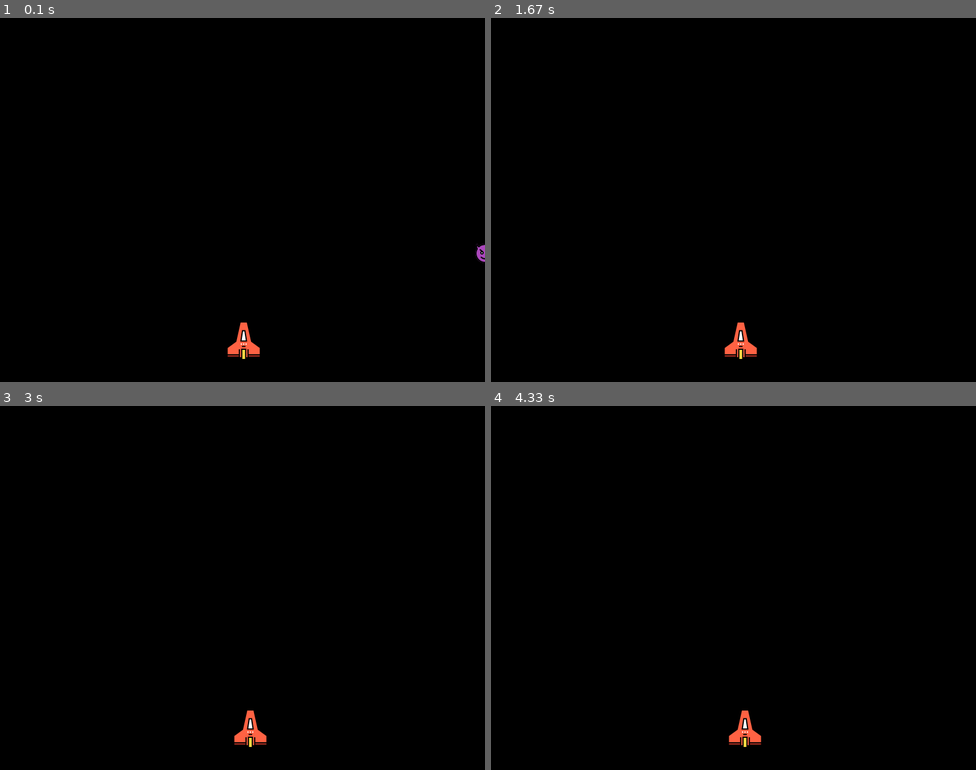
Above: before the commit, frames 1-4 (two rows, left to right).
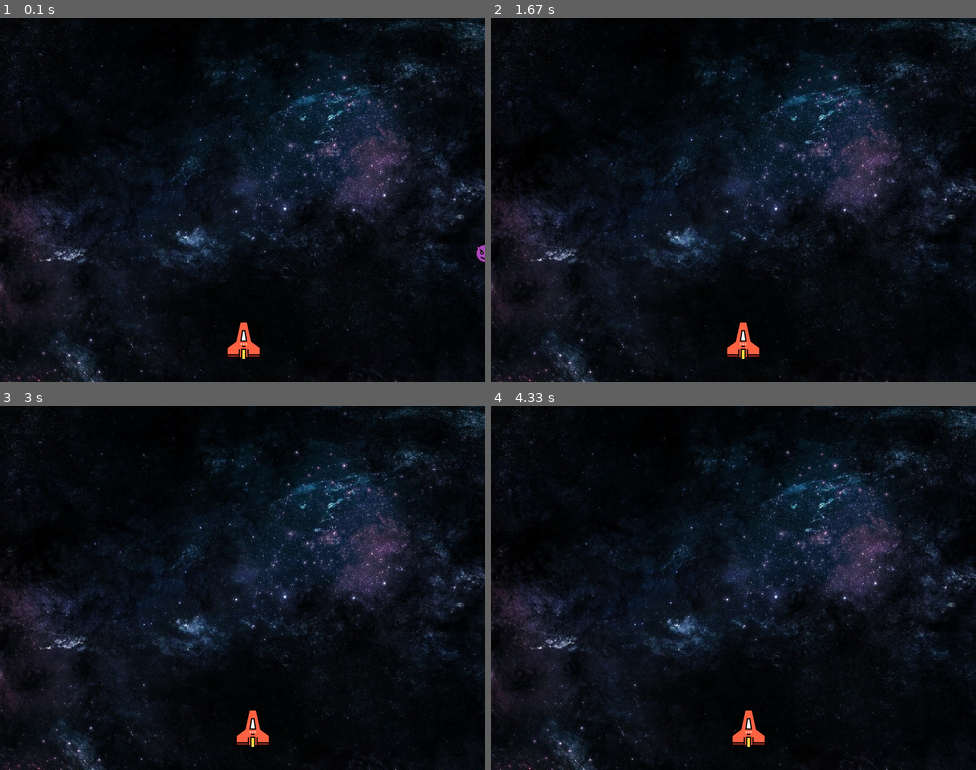
Above: after the commit, the same moments.

Repository: RostykT/space_invaders_pygame
Game: pygame game, started from main.py
The game is run twice, just before and just after one commit, with the same random seed, the same clock (stepped at 60 frames per second) and the same inputs.
Inputs:
- Up to frame 1 (0.1 s): no input
- Up to frame 2 (1.67 s): hold Right 0.33-0.8 s; hold Right 0.83-1.3 s; hold Left from 1.33 s (still down)
- Up to frame 3 (3 s): release Left at 1.87 s; hold Left 1.9-2.3 s; hold Right 2.33-2.97 s
- Up to frame 4 (4.33 s): hold Left 3-3.47 s; hold Right 3.5-3.97 s; hold Right from 4 s (still down)

The runs differ from the first frame. In frame 1, 37% of the frame differs, in the area x 0-100%, y 0-100%; in frame 2, 37%; in frame 3, 37%; in frame 4, 37%.

Commit message:
add background

Diff:
--- a/main.py
+++ b/main.py
@@ -7,6 +7,9 @@
 
 # create screen with height 600px and width 800px
 screen = pygame.display.set_mode((800, 600))
+
+# background
+background = pygame.image.load('background.jpeg')
 
 
 #title and icon
@@ -30,7 +33,7 @@
 enemyImg = pygame.image.load('enemy.png')
 enemyX = random.randint(0, 800)
 enemyY = random.randint(50, 150)
-enemyX_change = 0.3
+enemyX_change = 0.4
 enemyY_change = 30
 
 
@@ -43,6 +46,8 @@
 while running:
     # rgb background
     screen.fill((0, 0, 0))
+    # background Image
+    screen.blit(background, (0, 0))
     for event in pygame.event.get():
         if event.type == pygame.QUIT:
             running = False
@@ -50,9 +55,9 @@
     # move
         if event.type == pygame.KEYDOWN:
             if event.key == pygame.K_LEFT:
-                playerX_change = -0.3
+                playerX_change = -0.4
             if event.key == pygame.K_RIGHT:
-                playerX_change = +0.3
+                playerX_change = +0.4
 
         # check  wherther we release the button
         if event.type == pygame.KEYUP:
Binary file added: background.jpeg
